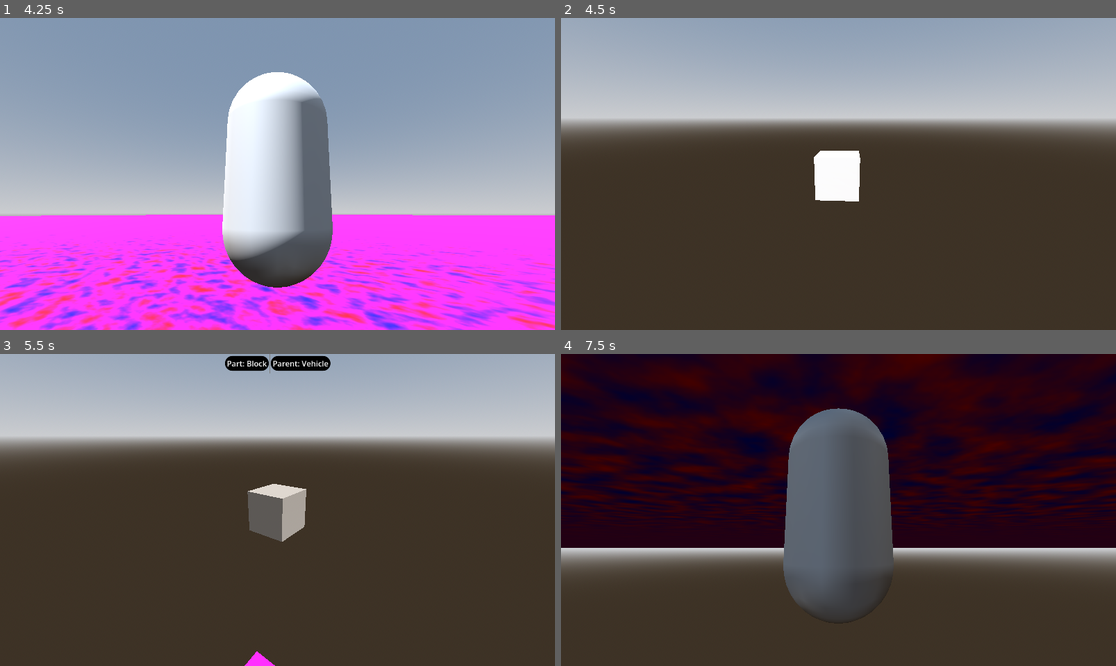
Above: before the commit, frames 1-4 (two rows, left to right).
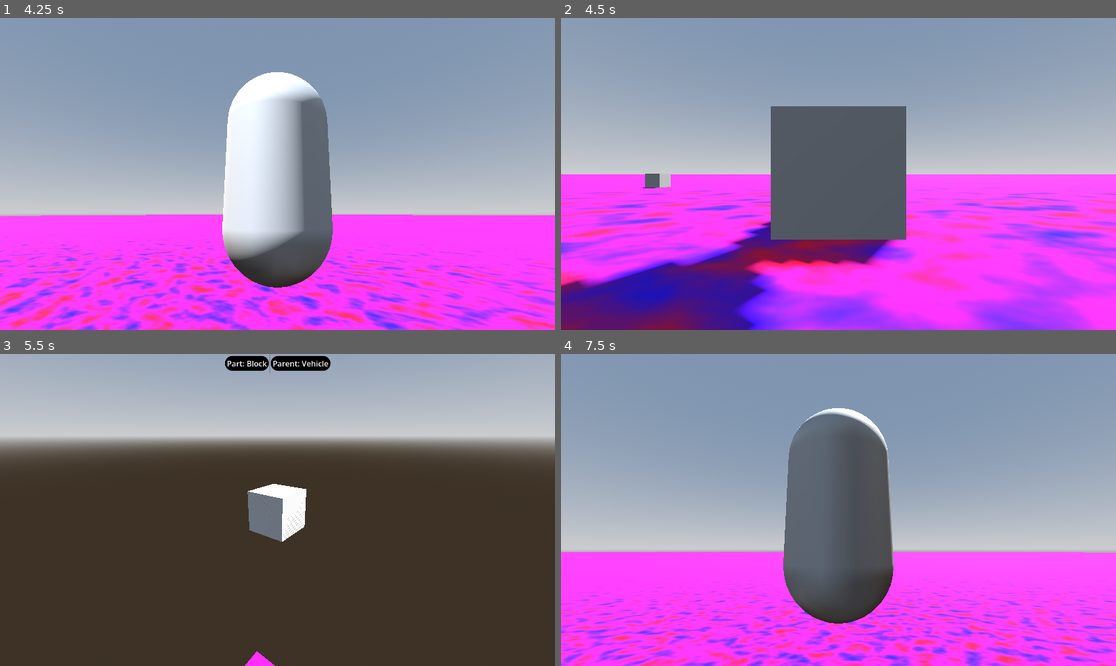
Above: after the commit, the same moments.

Repository: Jagdoggo/Trash-Mtash
Game: Godot game, scene res://node_3d.tscn
The game is run twice, just before and just after one commit, with the same random seed, the same clock (stepped at 60 frames per second) and the same inputs.
Inputs (mouse positions are in pixels of both pictures, inside the frame that each line leads up to):
- Up to frame 1 (4.25 s): move the mouse to (305, 174) at 0.52 s; hold W (forward) from 0.53 s (still down); tap B (build) at 0.6, 1.55, 2.1, 3.05 s; tap Space (jump) at 0.77, 1.52, 3.02, 3.77 s; tap Y (delete part) at 0.8, 1.35, 2.3, 3.6 s; tap Enter at 1.25 s; move the mouse to (249, 174) at 1.27 s; move the mouse to (288, 167) at 2.02 s; tap N (reset parent) at 2.75 s; move the mouse to (271, 180) at 2.77 s; tap F (build part) at 2.85 s; move the mouse to (316, 177) at 3.52 s
- Up to frame 2 (4.5 s): keep holding W (forward); move the mouse to (794, 170) at 4.27 s; tap V (drive) at 4.35 s
- Up to frame 3 (5.5 s): keep holding W (forward); tap Space (jump) at 4.52 s; tap B (build) at 4.55 s; tap N (reset parent) at 5 s; move the mouse to (283, 510) at 5.02 s; tap Down (rotate +x) at 5.1 s; tap Y (delete part) at 5.3 s
- Up to frame 4 (7.5 s): tap N (reset parent) at 5.75 s; move the mouse to (816, 503) at 5.77 s; release W (forward) at 5.78 s; hold E (cycle block right) 5.78-6.53 s; tap Right (rotate +y) at 5.85 s; tap Space (jump) at 6.02, 6.77 s; tap B (build) at 6.05 s; move the mouse to (866, 510) at 6.52 s; hold W (forward) from 6.53 s (still down); tap . (rotate +z) at 6.6 s; tap Y (delete part) at 6.8 s; move the mouse to (810, 510) at 7.27 s; tap Up (rotate -x) at 7.35 s

Frame 1 is identical in both runs. In frame 2, 85% of the frame differs, in the area x 0-100%, y 12-100%; in frame 3, 1.6%; in frame 4, 88%, in the area x 0-100%, y 0-100%.
Error before the commit: Invalid access to property or key 'rotation' on a base object of type 'null instance'. (res://vehicle.gd:26)

Commit message:
vehiclee

Diff:
--- a/builder.gd
+++ b/builder.gd
@@ -32,7 +32,7 @@
 				cam.position.z += event.factor * scroll_sens
 			cam.position.z = clamp(cam.position.z,1,15)
 
-func _process(delta: float) -> void:
+func _process(_delta: float) -> void:
 	$UI.visible = player.building
 	if player.building:
 		var inpupt_dir : Vector2 = Vector2(int(Input.is_action_just_pressed("right")) - int(Input.is_action_just_pressed("left")),int(Input.is_action_just_pressed("backward")) - int(Input.is_action_just_pressed("forward")))
@@ -47,13 +47,15 @@
 		if Input.is_action_just_pressed("cycle block right"):
 			current_block_index += 1
 		if Input.is_action_just_pressed("delete part"):
-			for child in vehicle.get_children():
-				if preview.position.distance_squared_to(child.position) < 0.25:
-					if child.get_parent() != $Vehicle:
-						var index = $Vehicle.parented_parts.find(child)
-						$Vehicle.parented_parts.remove_at(index)
-						$Vehicle.reparented_parts.remove_at(index)
-					child.queue_free()
+			var testfunc : Callable = Callable(self,"test")
+			check_nearby_nodes(testfunc)
+			#for child in vehicle.get_children():
+				#if preview.position.distance_squared_to(child.position) < 0.25:
+					#if child.get_parent() != $Vehicle:
+						#var index = $Vehicle.parented_parts.find(child)
+						#$Vehicle.parented_parts.remove_at(index)
+						#$Vehicle.reparented_parts.remove_at(index)
+					#child.queue_free()
 		if Input.is_action_just_pressed("set parent"):
 			for child in vehicle.get_children():
 				if preview.position.distance_squared_to(child.position) < 0.25 and child is Servo:
@@ -96,3 +98,29 @@
 				current_parent = part.rotation_point
 			if current_block_index == 4:
 				vehicle.seat = part
+
+func delete(node : Node3D):
+	if node.get_parent() != vehicle:
+		vehicle.parented_parts.erase(node)
+		vehicle.reparented_parts.erase(node)
+	node.queue_free()
+
+func test(node : Node3D):
+	print(node.name)
+
+## Starts the recursive distance check on all children of the "Vehicle" node.
+func check_nearby_nodes(callback: Callable, extra_args: Array = []) -> void:
+	var preview_pos: Vector3 = preview.position
+	for child in vehicle.get_children():
+		_process_node_recursive(child, preview_pos, callback, extra_args)
+
+
+## Internal recursive function to check positions and execute the callback
+func _process_node_recursive(current_node: Node, preview_pos: Vector3, callback: Callable, extra_args: Array) -> void:
+	if preview_pos.distance_squared_to(current_node.position) <= 0.25:
+		var full_args: Array = [current_node]
+		full_args.append_array(extra_args)
+		callback.callv(full_args)
+	if current_node is Servo:
+		for child in current_node.rotation_point.get_children():
+			_process_node_recursive(child, preview_pos, callback, extra_args)
--- a/builder.tscn
+++ b/builder.tscn
@@ -24,7 +24,6 @@
 tonemap_mode = 2
 
 [sub_resource type="PhysicsMaterial" id="PhysicsMaterial_u3nas"]
-friction = 2.0
 rough = true
 
 [sub_resource type="StyleBoxFlat" id="StyleBoxFlat_3uvuy"]
--- a/vehicle.gd
+++ b/vehicle.gd
@@ -33,7 +33,7 @@
 					camera_arm.spring_length += event.factor * scroll_sens
 				camera_arm.spring_length = clamp(camera_arm.spring_length,1,15)
 
-func  _process(delta: float) -> void:
+func  _process(_delta: float) -> void:
 	if player and player.driving and not player.building and not freeze:
 		reposition.call_deferred()
 		if Input.is_action_just_pressed("switch drive dir"):
@@ -58,5 +58,5 @@
 func reposition():
 	for i in range(parented_parts.size()):
 		var original = parented_parts[i]
-		var duplicate = reparented_parts[i]
-		duplicate.transform = global_transform.affine_inverse() * original.global_transform
+		var duplicate_node = reparented_parts[i]
+		duplicate_node.transform = global_transform.affine_inverse() * original.global_transform
